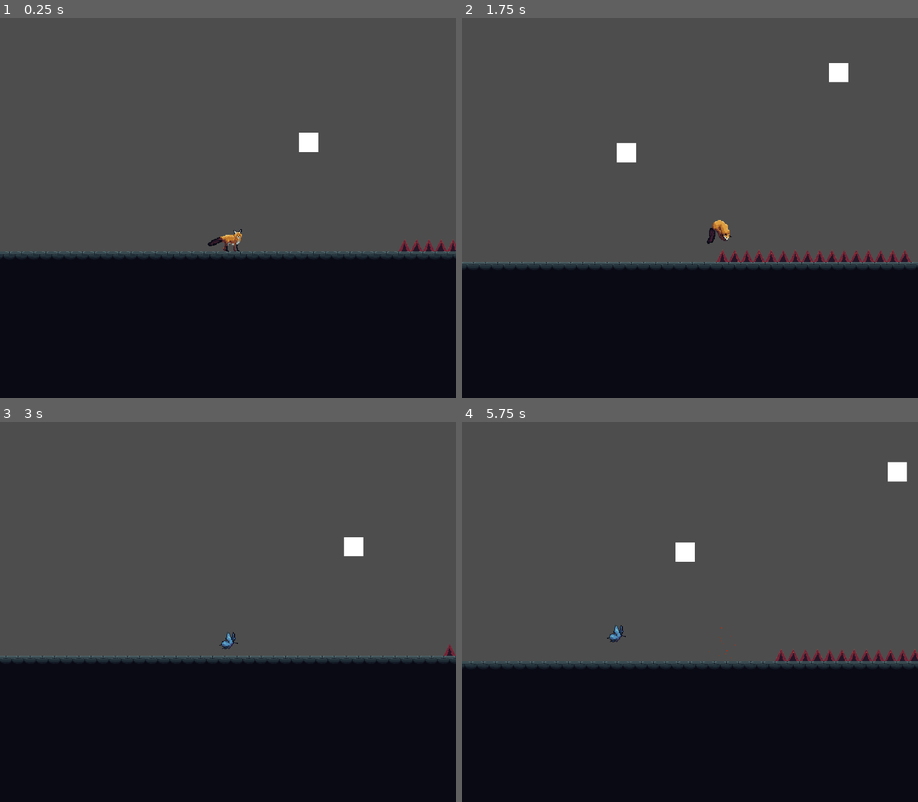
Above: before the commit, frames 1-4 (two rows, left to right).
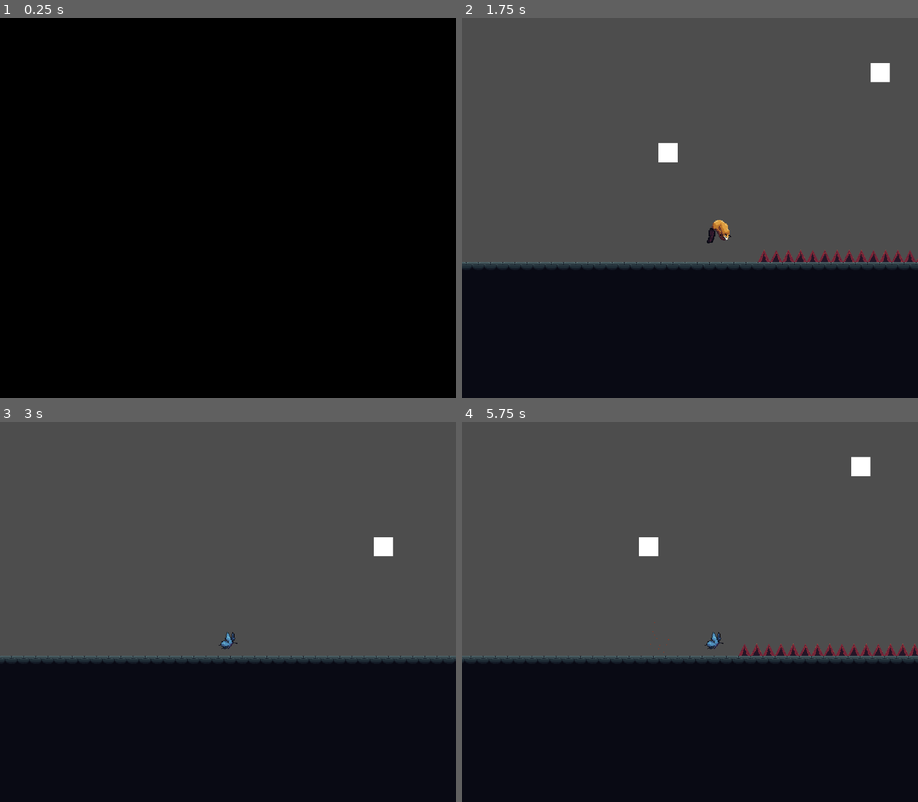
Above: after the commit, the same moments.

Repository: rcfisch/something_freaky
Game: Godot game, scene res://main.tscn
Two runs of this game, one before a commit and one after it. Both use one fixed random seed, a clock stepped at 60 frames per second and the inputs below.
Inputs (mouse positions are in pixels of both pictures, inside the frame that each line leads up to):
- Up to frame 1 (0.25 s): no input
- Up to frame 2 (1.75 s): tap Enter at 0.5 s; move the mouse to (790, 189) at 0.52 s; hold 1 (1) 0.53-1.28 s; hold D (right) from 0.53 s (still down); tap Space (jump) at 0.77, 1.52 s; tap 2 (2) at 0.8, 1.35 s; move the mouse to (598, 227) at 1.27 s; tap 1 (1) at 1.55 s
- Up to frame 3 (3 s): move the mouse to (273, 528) at 2.02 s; release D (right) at 2.03 s; hold A (left) 2.03-2.78 s; hold 1 (1) 2.03-2.78 s; tap 2 (2) at 2.3, 2.85 s; move the mouse to (205, 688) at 2.77 s; hold D (right) from 2.78 s (still down)
- Up to frame 4 (5.75 s): tap Space (jump) at 3.02, 3.77, 4.52 s; tap 1 (1) at 3.05, 4.55 s; move the mouse to (826, 669) at 3.52 s; hold 2 (2) 3.53-4.28 s; tap P (afterimage) at 3.6 s; move the mouse to (553, 555) at 4.27 s; release D (right) at 4.28 s; hold A (left) 4.28-5.03 s; click (553, 555) at 4.35 s; move the mouse to (712, 612) at 5.02 s; hold D (right) from 5.03 s (still down); hold Q (dash) from 5.03 s (still down); tap 2 (2) at 5.3 s

The runs differ from the first frame. In frame 1, 63% of the frame differs, in the area x 0-100%, y 0-64%; in frame 2, 2.0%; in frame 3, 0.9%; in frame 4, 4.1%.

Commit message:
improved transitions and added a basic fade

Diff:
--- a/Entities/Player/camera.gd
+++ b/Entities/Player/camera.gd
@@ -12,9 +12,6 @@
 var down_frames_held : int = 0
 
 var look_ahead_offset = 400
-
-@export var player_path : NodePath = "res://Entities/Player/player.tscn"
-@onready var player := get_node(player_path)
 
 func _ready():
 	rng.randomize()
--- a/Entities/Player/player.gd
+++ b/Entities/Player/player.gd
@@ -93,6 +93,7 @@
 var afterimage_pos : Vector2 # stored afterimage position
 
 func _ready() -> void:
+	globals.get_player = self
 	globals.respawn_pos = self.position
 	globals.player_id = get_rid()
 	accel *= movement_multiplier
@@ -109,6 +110,8 @@
 		change_form(form.BUTTERFLY)
 
 func _physics_process(delta: float) -> void:
+	if not globals.game_processing:
+		return
 	current_control_method = detect_controller()
 	#print(current_control_method)
 	if attack_stagger_time > 0:
--- a/Levels/Testing/main.tscn
+++ b/Levels/Testing/main.tscn
@@ -1,7 +1,8 @@
-[gd_scene load_steps=3 format=3 uid="uid://ctyi24fvwaqye"]
+[gd_scene load_steps=4 format=3 uid="uid://ctyi24fvwaqye"]
 
 [ext_resource type="PackedScene" uid="uid://c3b38gj488e8g" path="res://Entities/Player/player.tscn" id="1_cs38l"]
 [ext_resource type="PackedScene" uid="uid://3jjt7a1tuiw2" path="res://Entities/Testing/test_floor.tscn" id="2_ndhlg"]
+[ext_resource type="PackedScene" uid="uid://c6lmbuw5irlgr" path="res://Levels/Transitions/room_transition.tscn" id="3_ndhlg"]
 
 [node name="Main" type="Node2D"]
 
@@ -25,3 +26,7 @@
 
 [node name="TestFloor6" parent="." instance=ExtResource("2_ndhlg")]
 position = Vector2(-630, 79)
+
+[node name="RoomTransition" parent="." instance=ExtResource("3_ndhlg")]
+position = Vector2(5009, -153)
+transition_direction = Vector2(1, 0)
--- a/Levels/Testing/testing.tscn
+++ b/Levels/Testing/testing.tscn
@@ -54,5 +54,5 @@
 code = "yo mama"
 
 [node name="RoomTransition" parent="." instance=ExtResource("5_oft7q")]
-position = Vector2(-5249, -1947)
+position = Vector2(-5255, -1525)
 room = "Main"
--- /dev/null
+++ b/Levels/Transitions/fade_layer.gd
@@ -0,0 +1,17 @@
+extends CanvasLayer
+class_name FadeLayer
+
+@onready var fade_rect := $FadeRect
+
+func _ready():
+	globals.fade = self
+
+func fade_out(duration := 0.5):
+	var tween := create_tween()
+	tween.tween_property(fade_rect, "modulate:a", 1.0, duration)
+	await tween.finished
+
+func fade_in(duration := 0.5):
+	var tween := create_tween()
+	tween.tween_property(fade_rect, "modulate:a", 0.0, duration)
+	await tween.finished
--- /dev/null
+++ b/Levels/Transitions/fade_layer.tscn
@@ -0,0 +1,15 @@
+[gd_scene load_steps=2 format=3 uid="uid://dqi2qarclse6j"]
+
+[ext_resource type="Script" uid="uid://b645k75bmqt24" path="res://Levels/Transitions/fade_layer.gd" id="1_vd20l"]
+
+[node name="FadeLayer" type="CanvasLayer"]
+layer = 100
+script = ExtResource("1_vd20l")
+
+[node name="FadeRect" type="ColorRect" parent="."]
+anchors_preset = 15
+anchor_right = 1.0
+anchor_bottom = 1.0
+grow_horizontal = 2
+grow_vertical = 2
+color = Color(0, 0, 0, 1)
--- a/Levels/Transitions/room_transition.gd
+++ b/Levels/Transitions/room_transition.gd
@@ -1,6 +1,14 @@
 extends Area2D
+class_name transition
+
 @export var room : String = "Testing"
+@export_category("Direction (+ = right/down")
+@export var transition_direction : Vector2 = Vector2.LEFT
+
+var has_triggered := false
 
 func _on_body_entered(body):
 	if body.name == "Player":
-		Globals.enter_room(room)
+		var velocity : Vector2 = body.velocity
+		if velocity.normalized().dot(transition_direction.normalized()) > 0.1:
+			Globals.enter_room(room)
--- a/Levels/Transitions/room_transition.tscn
+++ b/Levels/Transitions/room_transition.tscn
@@ -2,13 +2,13 @@
 
 [ext_resource type="Script" uid="uid://cp51fiq4jc6ua" path="res://Levels/Transitions/room_transition.gd" id="1_kr7ng"]
 
-[sub_resource type="SegmentShape2D" id="SegmentShape2D_33ucl"]
-a = Vector2(0, 920)
+[sub_resource type="RectangleShape2D" id="RectangleShape2D_kr7ng"]
+size = Vector2(20, 1000)
 
 [node name="RoomTransition" type="Area2D"]
 script = ExtResource("1_kr7ng")
 
 [node name="CollisionShape2D" type="CollisionShape2D" parent="."]
-shape = SubResource("SegmentShape2D_33ucl")
+shape = SubResource("RectangleShape2D_kr7ng")
 
 [connection signal="body_entered" from="." to="." method="_on_body_entered"]
--- a/Levels/globals.gd
+++ b/Levels/globals.gd
@@ -2,7 +2,9 @@
 class_name globals
 
 static var game_paused : bool = false
+static var game_processing : bool = true
 
+static var get_player : Node
 static var player_is_on_floor : bool
 static var player_pos : Vector2
 static var player_id : RID
@@ -17,6 +19,9 @@
 	}
 static var room_offsets: Dictionary = {
 }
+static var fade : Node
+
+
 static var world_node: Node = null
 class room:
 	var room_cleared : bool = false
@@ -40,6 +45,10 @@
 		var scene: PackedScene = load(scene_path)
 		var room_instance = scene.instantiate()
 
+		var fade_layer := fade
+		game_processing = false
+		await fade_layer.fade_out(0.4)
+
 		# Replace the current room scene
 		var room_root = world_node
 		if world_node == null:
@@ -49,11 +58,14 @@
 			child.queue_free()
 		room_root.add_child(room_instance)
 
-		# Get player node and move the room the the correct location
-		var player = get_tree().get_root().get_node("World/Player")
+		# Get player node and move the room to the correct location
+		var _player = globals.get_player
 		room_instance.global_position = room_offsets.get(room_id, Vector2.ZERO)
+		await fade_layer.fade_in(0.4)
+		game_processing = true
 	else:
 		push_error("Room ID %s has no associated scene path" % room_id)
+
 
 func load_room_offsets_from_file(path: String = "res://data/room_layout.json"):
 	var file = FileAccess.open(path, FileAccess.READ)
--- a/main.tscn
+++ b/main.tscn
@@ -1,8 +1,9 @@
-[gd_scene load_steps=4 format=3 uid="uid://yo08x1ccboo8"]
+[gd_scene load_steps=5 format=3 uid="uid://yo08x1ccboo8"]
 
 [ext_resource type="PackedScene" uid="uid://cvtgancbja2g8" path="res://Levels/world.tscn" id="1_0xm2m"]
 [ext_resource type="Script" uid="uid://d4fvwuk2lihr3" path="res://main.gd" id="1_h2yge"]
 [ext_resource type="PackedScene" uid="uid://c3b38gj488e8g" path="res://Entities/Player/player.tscn" id="2_h2yge"]
+[ext_resource type="PackedScene" uid="uid://dqi2qarclse6j" path="res://Levels/Transitions/fade_layer.tscn" id="4_1bvp3"]
 
 [node name="Main" type="Node2D"]
 script = ExtResource("1_h2yge")
@@ -11,3 +12,5 @@
 
 [node name="Player" parent="." instance=ExtResource("2_h2yge")]
 position = Vector2(-3, -311)
+
+[node name="FadeLayer" parent="." instance=ExtResource("4_1bvp3")]
Not shown, added: Levels/Transitions/fade_layer.gd.uid
